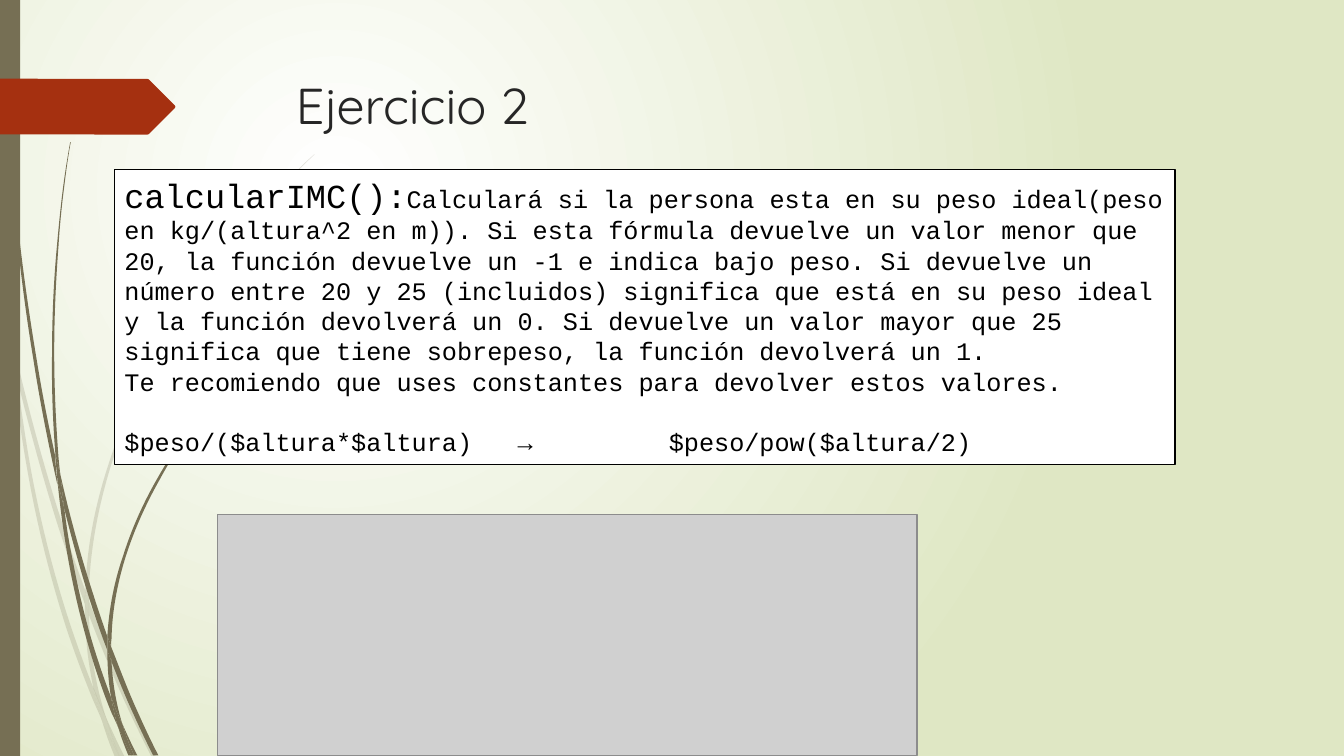
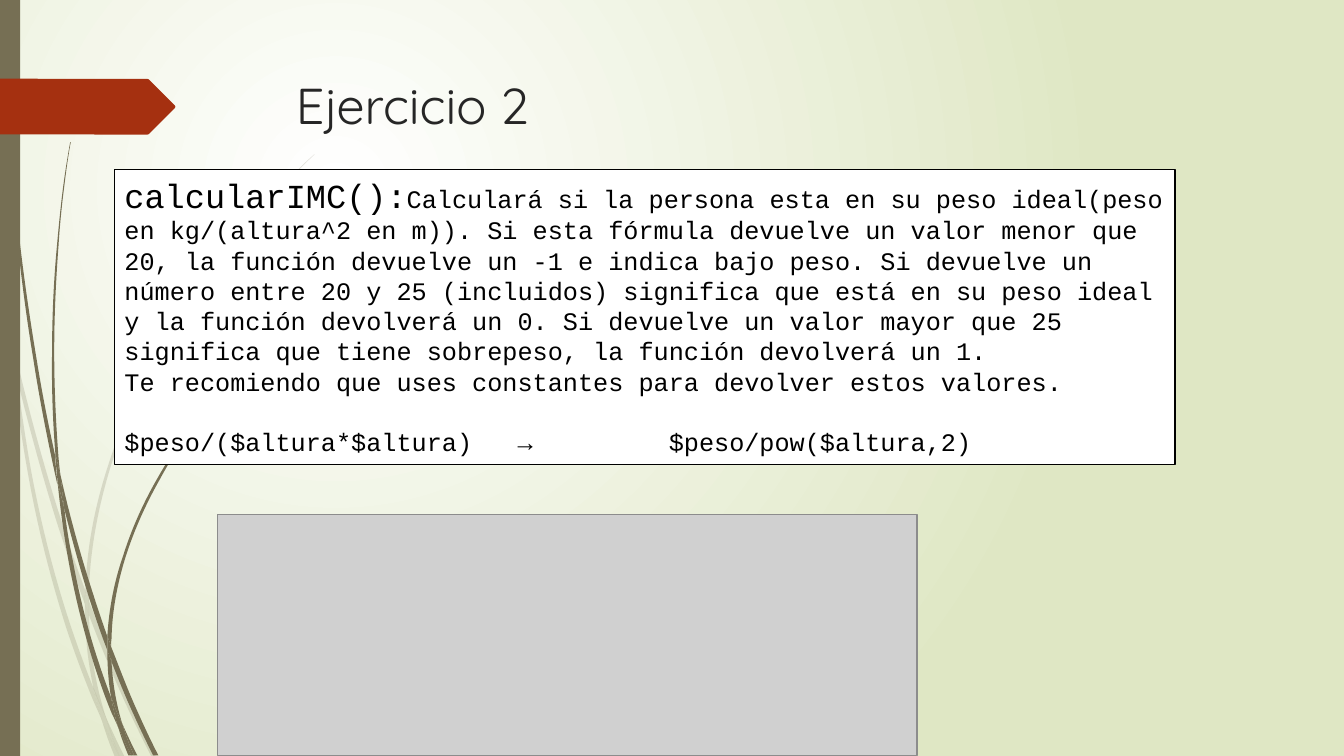
Before and after one commit to webferrol/php, a slide deck: slide 9 of poo/poo_sesion_3/POO_sesion_3.pptx. Drawn at 1344x756 pixels with LibreOffice and Linux fonts; fonts in the diff are those of the drawing; grey boxes stand for pictures. Boxes give left, top, right and bottom in pixels: in the first picture for what was removed or moved away, otherwise in the second. Text is boxed around its words. In the diff, an @@ line names an element or a change of style, - is before the commit and + after.

```diff
--- a/poo/poo_sesion_3/POO_sesion_3.pptx
+++ b/poo/poo_sesion_3/POO_sesion_3.pptx
@@ text in rectangle at (x1=124, y1=433, x2=971, y2=457): text changed @@
-$peso/($altura*$altura) → $peso/pow($altura/2)
+$peso/($altura*$altura) → $peso/pow($altura,2)
```
Also in this commit, not shown: 1 other file.
